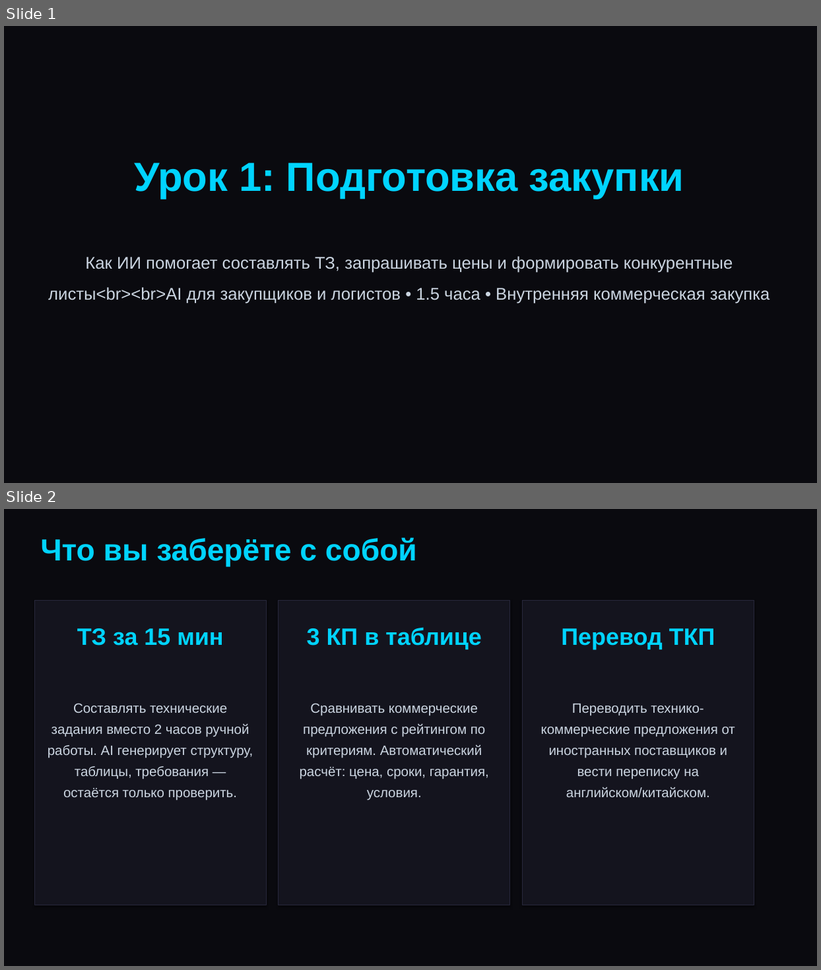
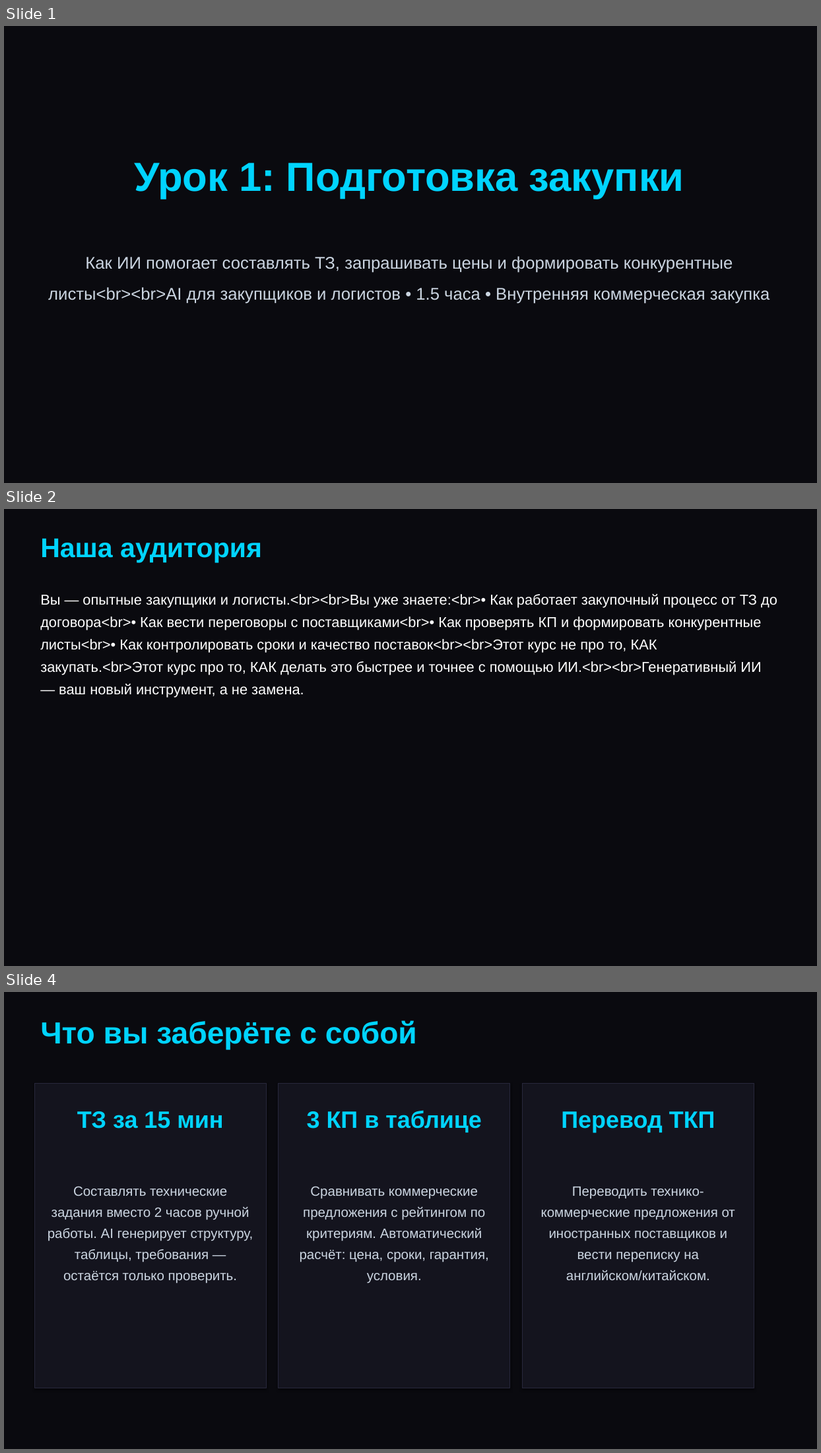
Before and after one commit to kimicito/delo-tech-skill, a slide deck: projects/ai-training-course/procurement/lesson-1-metallurgy.pptx. Shown one above the other, each under a label of ours: slides 1 and 2 before the commit, slides 1, 2 and 4 after it; the slides between them are not shown. The pictures are 821x970 and 821x1453 pixels, drawn with LibreOffice and Linux fonts; fonts in the diff are those of the drawing. Boxes give left, top, right and bottom in pixels: in the first picture for what was removed or moved away, otherwise in the second. Text is boxed around its words. In the diff, an @@ line names an element or a change of style, - is before the commit and + after.

```diff
--- a/projects/ai-training-course/procurement/lesson-1-metallurgy.pptx
+++ b/projects/ai-training-course/procurement/lesson-1-metallurgy.pptx
@@ slide 2 added at bbox=[4, 509, 817, 966], background #0A0A0F @@
@@ text added at bbox=[40, 538, 262, 562], 32 pt, text #00D4FF, bold @@
+Наша аудитория
@@ text added at bbox=[40, 593, 778, 698], 17 pt, text #FFFFFF @@
+Вы — опытные закупщики и логисты.<br><br>Вы уже знаете:<br>• Как работает закупочный процесс от ТЗ до договора<br>• Как вести переговоры с поставщиками<br>• Как проверять КП и формировать конкурентные листы<br>• Как контролировать сроки и качество поставок<br><br>Этот курс не про то, КАК закупать.<br>Этот курс про то, КАК делать это быстрее и точнее с помощью ИИ.<br><br>Генеративный ИИ — ваш новый инструмент, а не замена.
@@ what was slide 2 is now slide 4 @@
```
Also in this commit, not shown: 1 other slide added, 5 other files.
